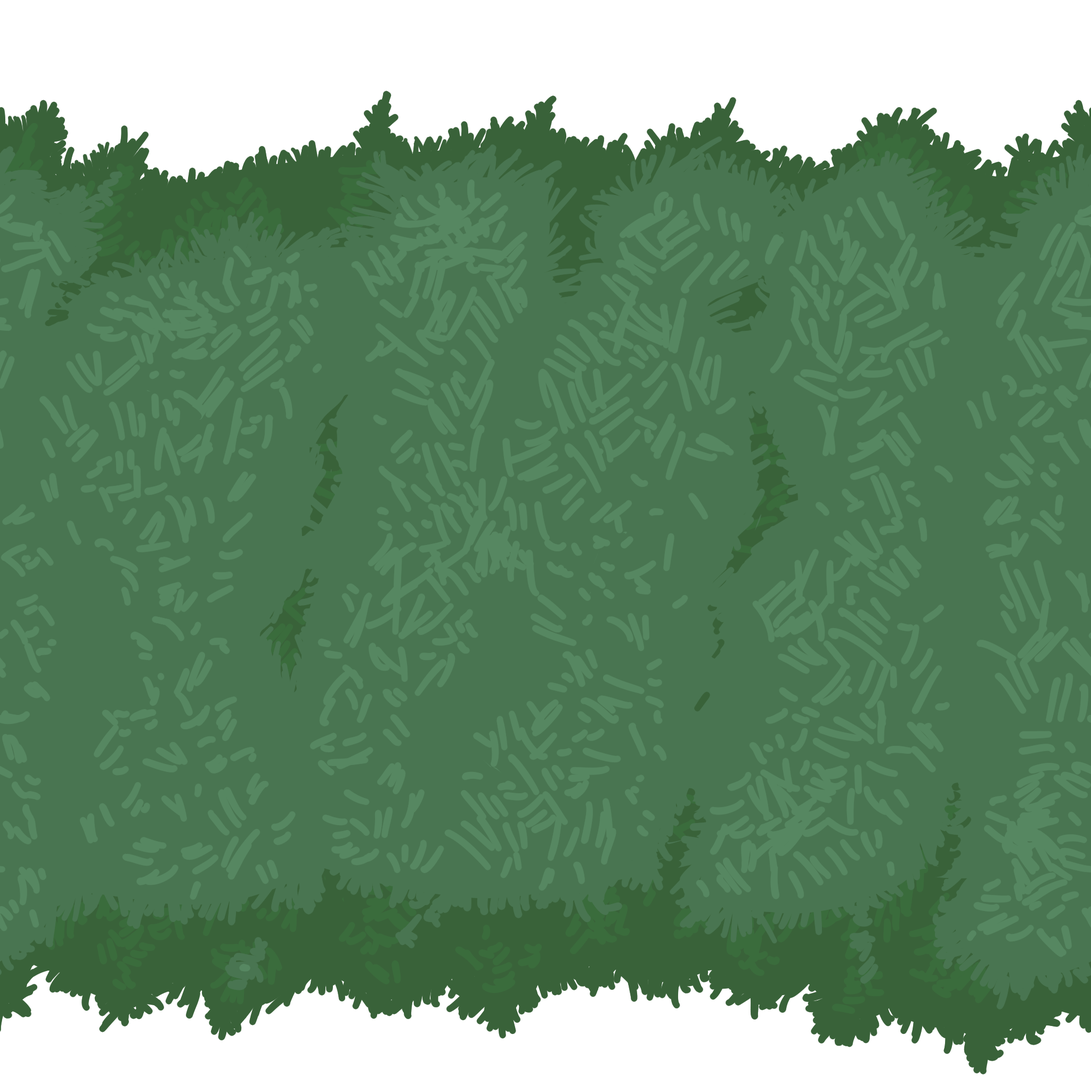
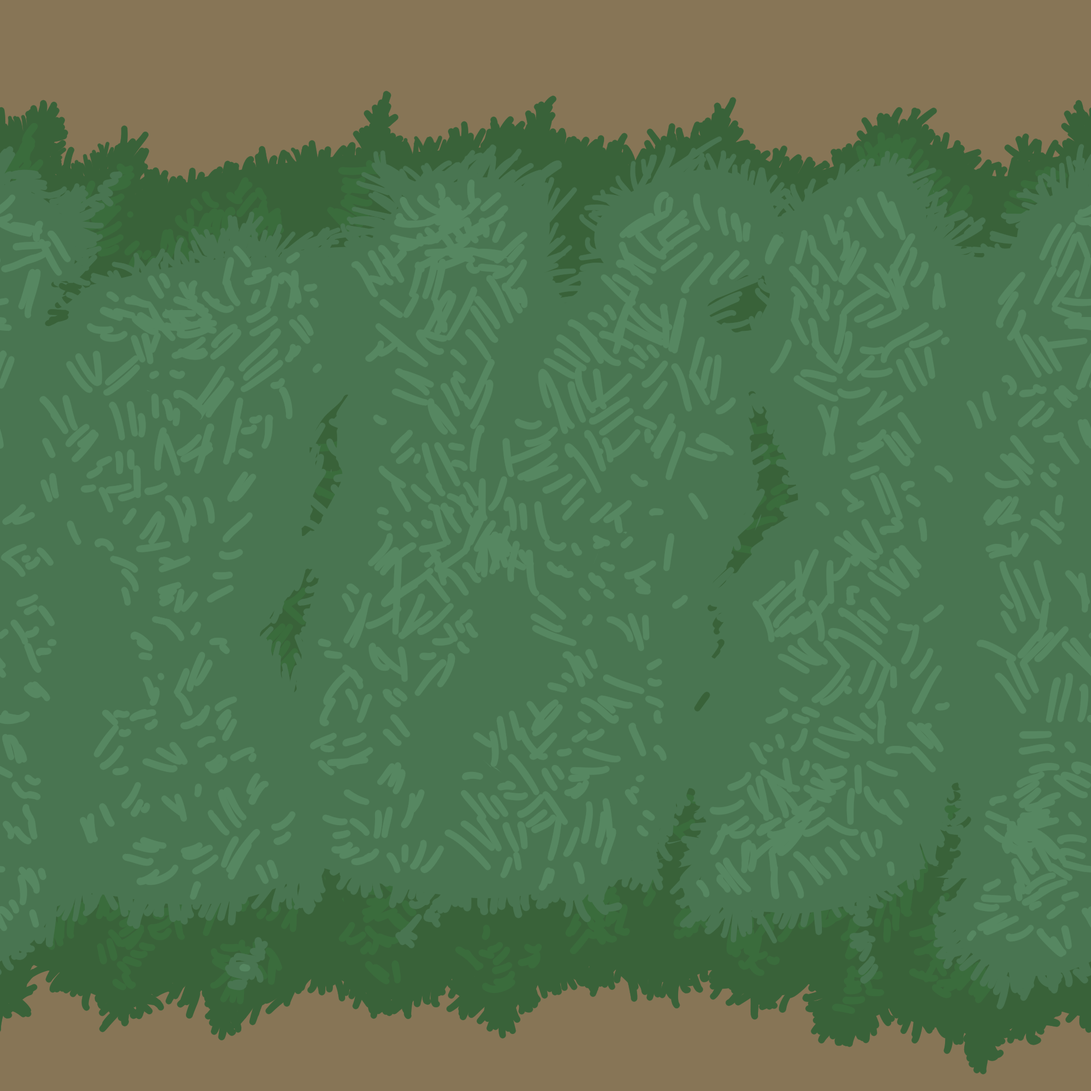
Layered file, before and after one edit (1091×1091). Changes by layer:
painted on "Layer 2" over [0, 0, 1091, 1091]
